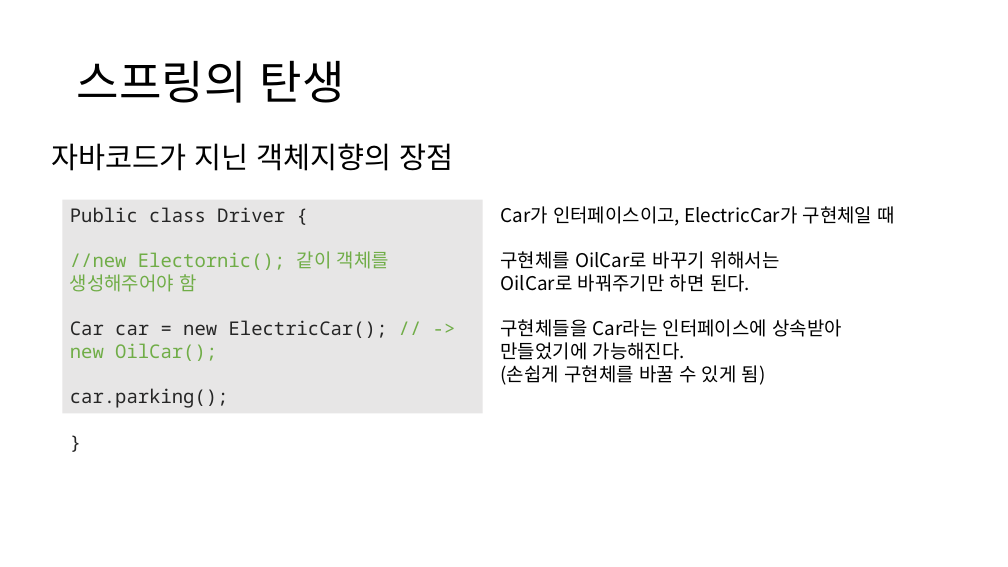
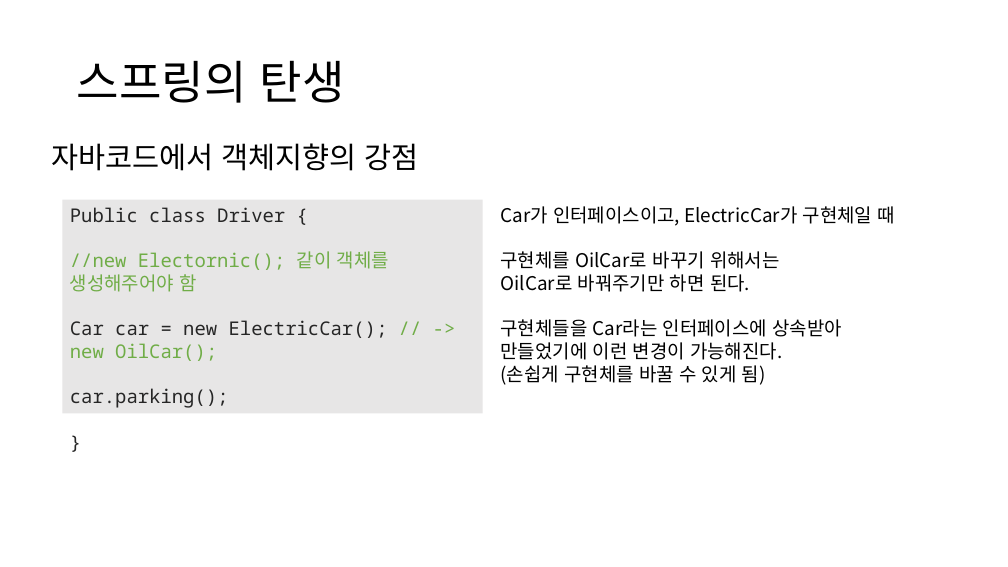
Before and after one commit to Jonghyun99/TIL, a slide deck: slide 3 of ppt/Spring, MVC패턴, MyBatis.pptx. Drawn at 1008x567 pixels with LibreOffice and Linux fonts; fonts in the diff are those of the drawing. Boxes give left, top, right and bottom in pixels: in the first picture for what was removed or moved away, otherwise in the second. Text is boxed around its words. In the diff, an @@ line names an element or a change of style, - is before the commit and + after.

```diff
--- a/ppt/Spring, MVC패턴, MyBatis.pptx
+++ b/ppt/Spring, MVC패턴, MyBatis.pptx
@@ text at bbox=[51, 143, 419, 171]: text changed @@
-자바코드가 지닌 객체지향의 장점
+자바코드에서 객체지향의 강점
@@ text at bbox=[500, 319, 842, 385]: text changed @@
-구현체들을 Car라는 인터페이스에 상속받아 만들었기에 가능해진다.
-(손쉽게 구현체를 바꿀 수 있게 됨)
+구현체들을 Car라는 인터페이스에 상속받아 만들었기에 이런 변경이 가능해진다.
+(손쉽게 구현체를 바꿀 수 있게 됨)
```
Also in this commit, not shown: 5 other slides changed, 2 slides added, 1 slide removed.
